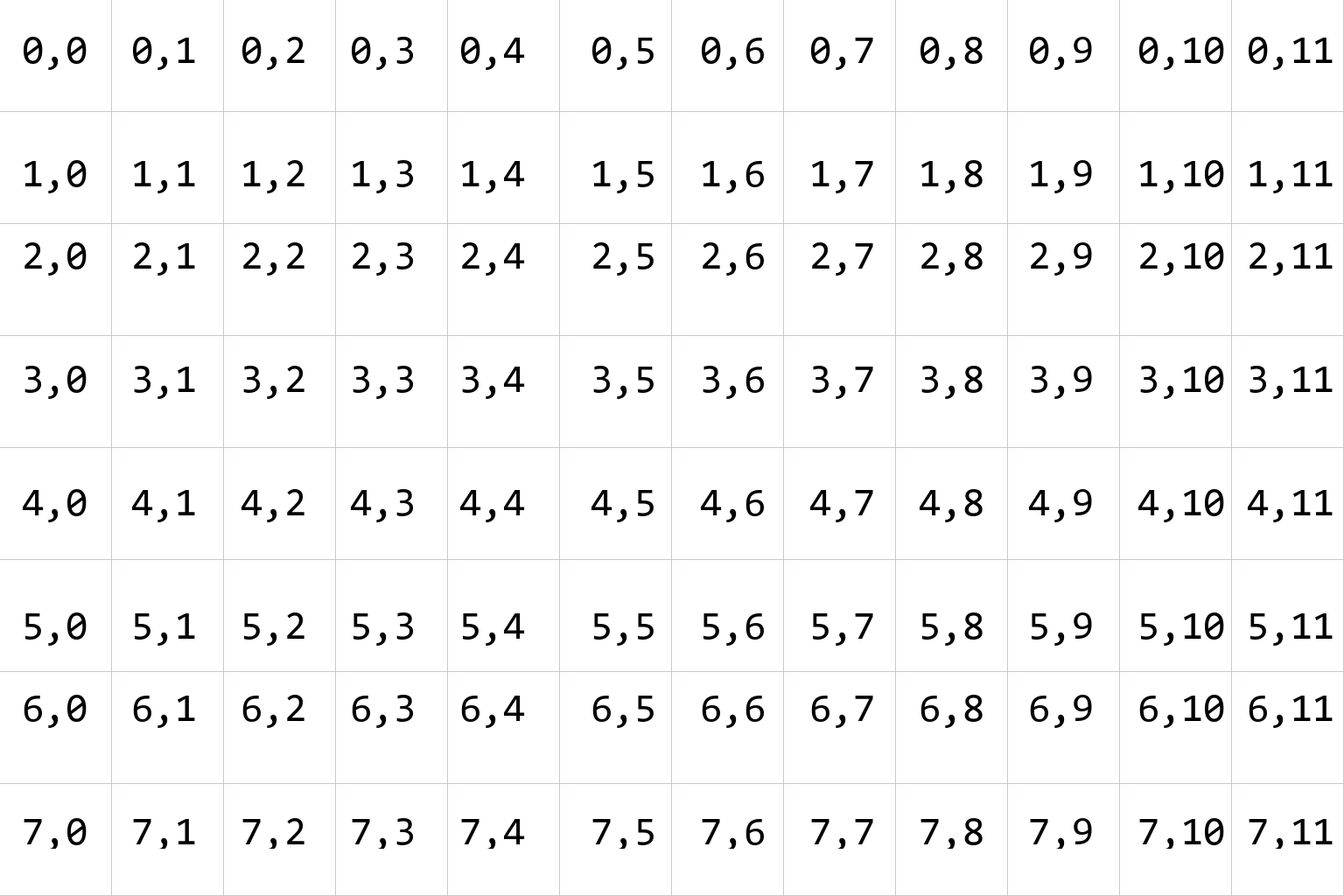
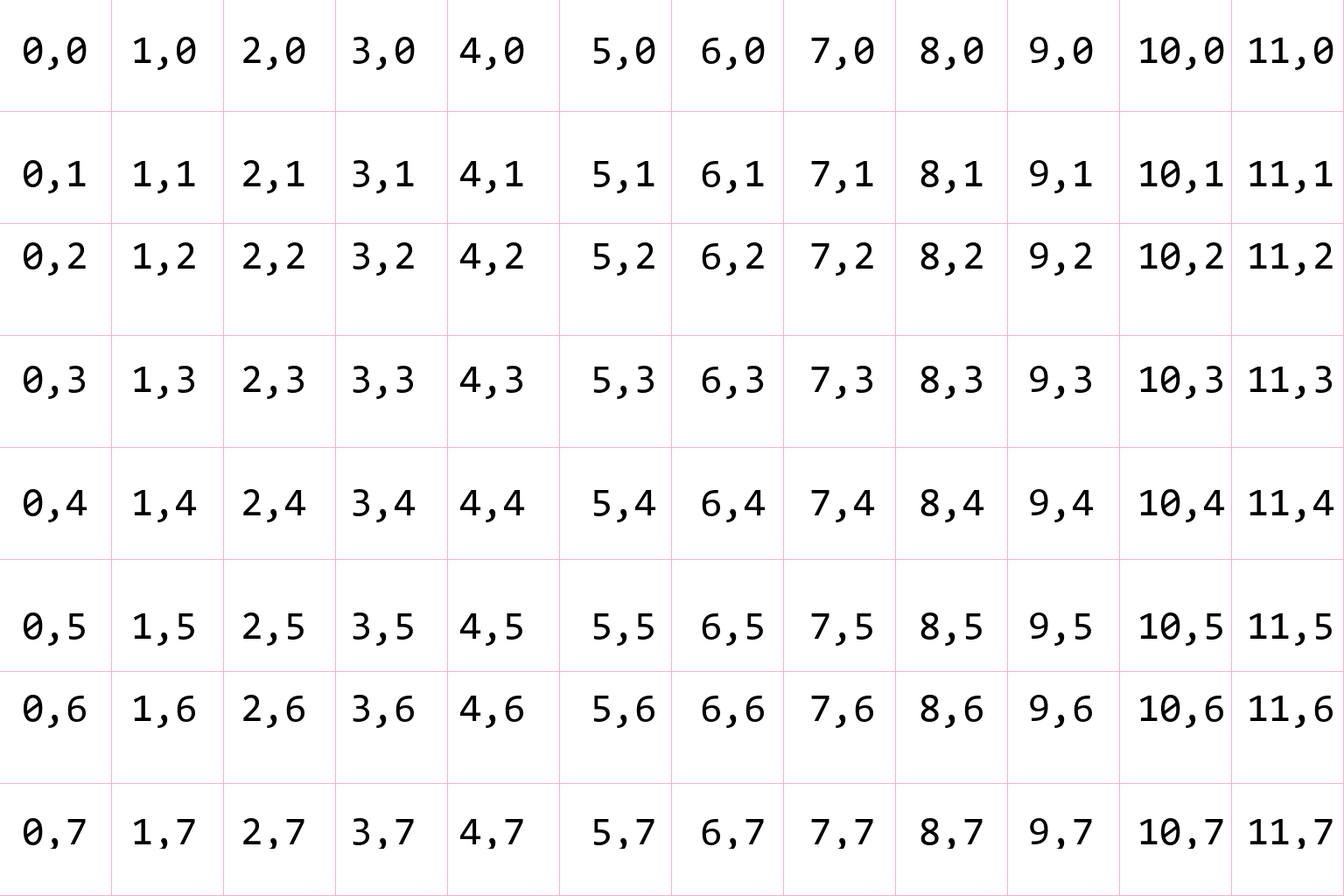
Layered file, before and after one edit (1344x896). Changes by layer:
renamed "0,0 0,1 0,2 0,3 0,4 0,5..." to "0,0 1,0 2,0 3,0 4,0 5,0...", painted on it over [21, 36, 1334, 849]
